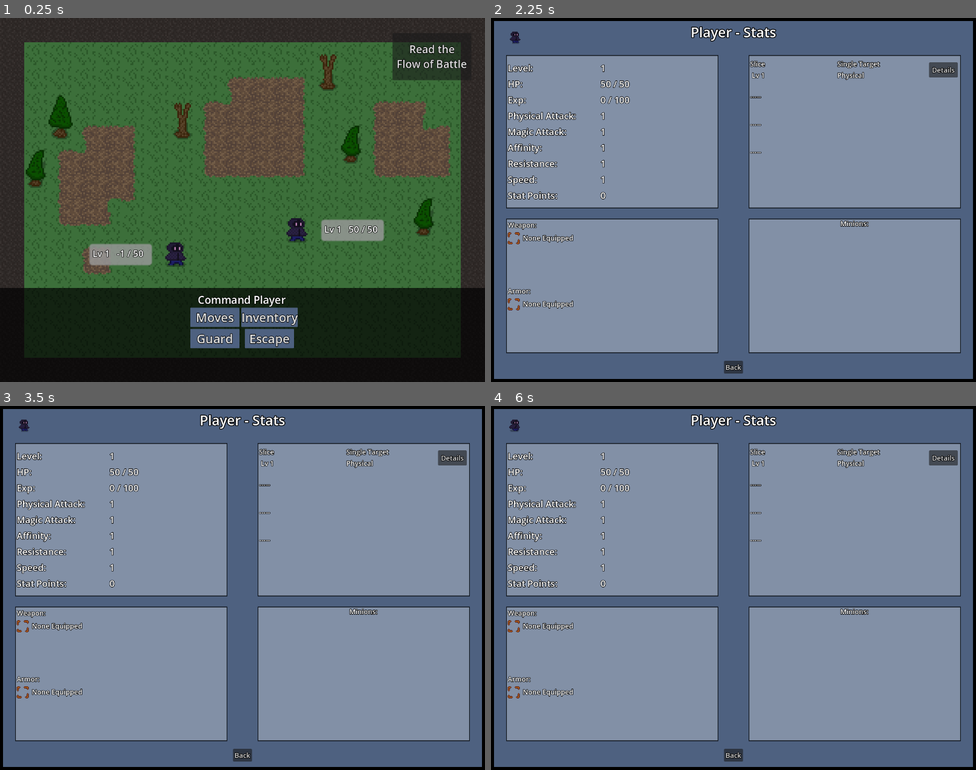
Above: before the commit, frames 1-4 (two rows, left to right).
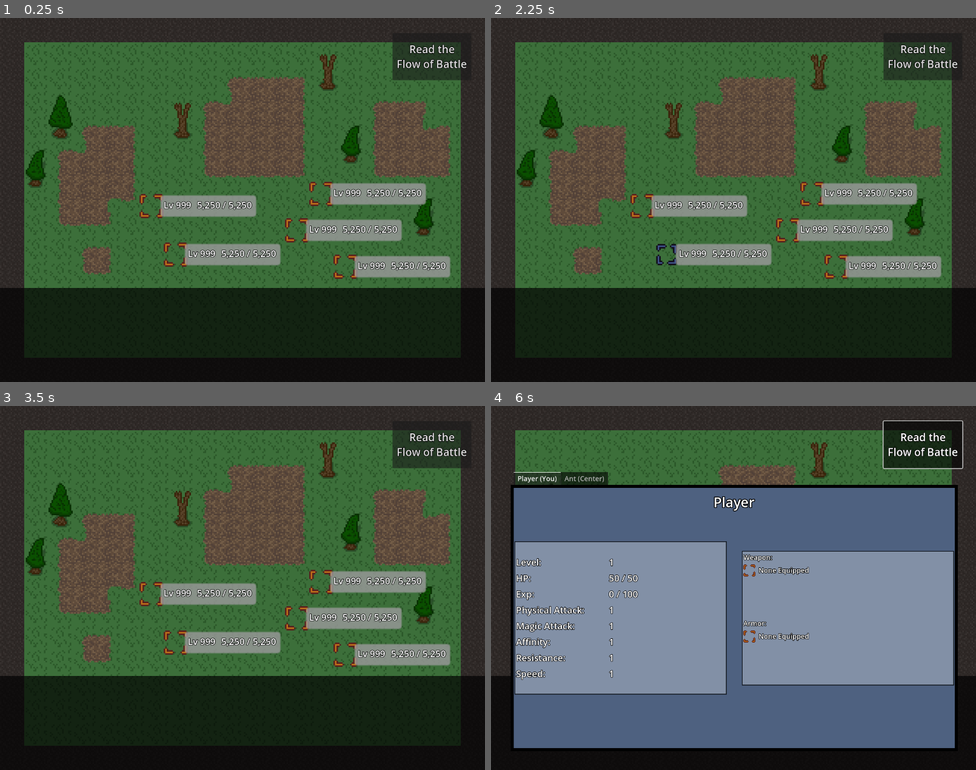
Above: after the commit, the same moments.

Repository: 123outerme/Shards-of-Grandeur
Game: Godot game, scene res://GameScenes/Battle.tscn
The game is run twice, just before and just after one commit, with the same random seed, the same clock (stepped at 60 frames per second) and the same inputs. This scene is started directly instead of the project's main scene.
Inputs (mouse positions are in pixels of both pictures, inside the frame that each line leads up to):
- Up to frame 1 (0.25 s): no input
- Up to frame 2 (2.25 s): click (704, 316) at 0.5 s, where only the run before the commit has a clickable "Moves"; click (733, 356) at 1.25 s, where only the run before the commit has a clickable "Back"; click (665, 254) at 2.02 s
- Up to frame 3 (3.5 s): click (174, 642) at 2.77 s
- Up to frame 4 (6 s): click (762, 704) at 3.5 s, where only the run before the commit has a clickable "Inventory"; click (704, 726) at 4.25 s, where only the run before the commit has a clickable "Guard"; click (762, 726) at 5 s, where only the run before the commit has a clickable "Escape"; click "Read the Flow of Battle" at 5.75 s

The runs differ from the first frame. In frame 1, 9.3% of the frame differs, in the area x 18-93%, y 45-91%; in frame 2, 98%, in the area x 0-100%, y 0-100%; in frame 3, 98%; in frame 4, 66%.
Error after the commit: Parse Error: Could not parse global class "AllCommands" from "res://Scripts/Battle/BattleScene/AllCommands.gd". (res://Scripts/Battle/BattleScene/BattleUI.gd:1…

Commit message:
Improve focus handling

Diff:
--- a/GameData/dialogue/horsecart/horsecart_1.tres
+++ b/GameData/dialogue/horsecart/horsecart_1.tres
@@ -12,24 +12,37 @@
 choiceBtn = "Neigh?"
 leadsTo = ExtResource("1_s6gyg")
 buttonDims = Vector2(120, 40)
+turnsInQuest = ""
+opensShop = false
 
 [sub_resource type="Resource" id="Resource_vyhb3"]
 script = ExtResource("3_jcqx1")
 choiceBtn = "Neigh."
 leadsTo = ExtResource("3_2bro6")
 buttonDims = Vector2(120, 40)
+turnsInQuest = ""
+opensShop = false
 
 [sub_resource type="Resource" id="Resource_l7kbr"]
 script = ExtResource("3_jcqx1")
 choiceBtn = "Hay..."
 leadsTo = ExtResource("4_b6h18")
 buttonDims = Vector2(120, 40)
+turnsInQuest = ""
+opensShop = false
+
+[sub_resource type="Resource" id="Resource_o5l4y"]
+script = ExtResource("3_jcqx1")
+choiceBtn = "(Shop)"
+buttonDims = Vector2(140, 40)
+turnsInQuest = ""
+opensShop = true
 
 [sub_resource type="Resource" id="Resource_c1aue"]
 script = ExtResource("1_tieog")
 lines = Array[String](["Neigh!"])
 animation = "talk"
-choices = Array[ExtResource("3_jcqx1")]([SubResource("Resource_g0o8o"), SubResource("Resource_vyhb3"), SubResource("Resource_l7kbr")])
+choices = Array[ExtResource("3_jcqx1")]([SubResource("Resource_g0o8o"), SubResource("Resource_vyhb3"), SubResource("Resource_l7kbr"), SubResource("Resource_o5l4y")])
 
 [resource]
 script = ExtResource("2_fy34r")
--- a/GameScenes/Battle.tscn
+++ b/GameScenes/Battle.tscn
@@ -77,6 +77,8 @@
 offset = Vector2(0, -8)
 zoom = Vector2(4, 4)
 script = ExtResource("10_ier4v")
+menuState = null
+commandingMinion = null
 battleController = NodePath("..")
 
 [node name="BattleTextBox" type="Node2D" parent="BattleCam"]
--- a/Prefabs/Entities/Player.tscn
+++ b/Prefabs/Entities/Player.tscn
@@ -128,6 +128,12 @@
 [node name="InventoryPanelNode" parent="UI" instance=ExtResource("6_w56l3")]
 visible = false
 position = Vector2(-640, -480)
+selectedFilter = null
+inBattle = null
+summoning = null
+lockFilters = null
+inShop = null
+showPlayerInventory = null
 showItemUsePanel = true
 
 [node name="QuestsPanelNode" parent="UI" instance=ExtResource("5_q3a5u")]
--- a/Prefabs/Maps/AllyTown.tscn
+++ b/Prefabs/Maps/AllyTown.tscn
@@ -10,6 +10,9 @@
 [ext_resource type="Texture2D" uid="uid://c3j1nagrqgxic" path="res://Graphics/ui/talk_indicator_signpost.png" id="5_jnxxu"]
 [ext_resource type="SpriteFrames" uid="uid://dpv5h88cccjko" path="res://Graphics/animations/a_dr_hudson.tres" id="6_sh5p0"]
 [ext_resource type="Resource" uid="uid://buidowwxb4fbs" path="res://GameData/dialogue/horsecart/horsecart_1.tres" id="8_gptr3"]
+[ext_resource type="Resource" uid="uid://qq710006qo2e" path="res://GameData/Items/Healing/potion.tres" id="9_nw668"]
+[ext_resource type="Script" path="res://Scripts/Inventory/InventorySlot.gd" id="10_6rcuc"]
+[ext_resource type="Script" path="res://Scripts/Inventory/Inventory.gd" id="11_07u46"]
 
 [sub_resource type="Resource" id="Resource_l8o5h"]
 script = ExtResource("4_j784j")
@@ -61,6 +64,16 @@
 
 [sub_resource type="RectangleShape2D" id="RectangleShape2D_j24gd"]
 size = Vector2(24, 14)
+
+[sub_resource type="Resource" id="Resource_ah5bx"]
+script = ExtResource("10_6rcuc")
+item = ExtResource("9_nw668")
+count = 1
+
+[sub_resource type="Resource" id="Resource_bapfd"]
+script = ExtResource("11_07u46")
+inventorySlots = Array[ExtResource("10_6rcuc")]([SubResource("Resource_ah5bx")])
+isPlayerInventory = false
 
 [sub_resource type="RectangleShape2D" id="RectangleShape2D_47d3y"]
 size = Vector2(64, 14)
@@ -155,6 +168,8 @@
 spriteSize = Vector2i(64, 32)
 dialogueEntries = Array[ExtResource("4_wdhhi")]([ExtResource("8_gptr3")])
 facesPlayer = false
+hasShop = true
+inventory = SubResource("Resource_bapfd")
 
 [node name="NPCSprite" parent="TileMap/HorseCart" index="0"]
 position = Vector2(-23, 0)
--- a/Prefabs/UI/Inventory/InventoryPanel.tscn
+++ b/Prefabs/UI/Inventory/InventoryPanel.tscn
@@ -152,6 +152,7 @@
 offset_bottom = -72.0
 grow_horizontal = 2
 grow_vertical = 2
+follow_focus = true
 
 [node name="VBoxContainer" type="VBoxContainer" parent="InventoryPanel/Panel/ScrollContainer"]
 custom_minimum_size = Vector2(1120, 76)
--- a/Prefabs/UI/TextBox.tscn
+++ b/Prefabs/UI/TextBox.tscn
@@ -87,30 +87,35 @@
 visible = false
 custom_minimum_size = Vector2(120, 40)
 layout_mode = 2
+theme_override_font_sizes/font_size = 32
 text = "Option"
 
 [node name="Button2" type="Button" parent="Panel/HBoxContainer"]
 visible = false
 custom_minimum_size = Vector2(120, 40)
 layout_mode = 2
+theme_override_font_sizes/font_size = 32
 text = "Option"
 
 [node name="Button3" type="Button" parent="Panel/HBoxContainer"]
 visible = false
 custom_minimum_size = Vector2(120, 40)
 layout_mode = 2
+theme_override_font_sizes/font_size = 32
 text = "Option"
 
 [node name="Button4" type="Button" parent="Panel/HBoxContainer"]
 visible = false
 custom_minimum_size = Vector2(120, 40)
 layout_mode = 2
+theme_override_font_sizes/font_size = 32
 text = "Option"
 
 [node name="Button5" type="Button" parent="Panel/HBoxContainer"]
 visible = false
 custom_minimum_size = Vector2(120, 40)
 layout_mode = 2
+theme_override_font_sizes/font_size = 32
 text = "Option"
 
 [node name="ReadySprite" type="Sprite2D" parent="."]
--- a/Scripts/Battle/BattleScene/AllCommands.gd
+++ b/Scripts/Battle/BattleScene/AllCommands.gd
@@ -6,6 +6,7 @@
 var commandingMinion: bool = false
 
 @onready var commandLabel: RichTextLabel = get_node("CommandLabel")
+@orneady var movesBtn: Button = get_node("MovesButton")
 @onready var backToPlayerCmdBtn: Button = get_node("BackToPlayerButton")
 @onready var escapeButton: Button = get_node("EscapeButton")
 
@@ -16,6 +17,7 @@
 func load_all_commands():
 	backToPlayerCmdBtn.visible = commandingMinion
 	commandLabel.text = '[center]Command ' + commandingCombatant.combatant.stats.displayName + '[/center]'
+	movesBtn.grab_focus()
 
 func _on_moves_button_pressed():
 	battleUI.set_menu_state(BattleState.Menu.MOVES)
--- a/Scripts/Battle/BattleScene/BattleCompleteMenu.gd
+++ b/Scripts/Battle/BattleScene/BattleCompleteMenu.gd
@@ -13,6 +13,7 @@
 @onready var battleRewardsLabel: RichTextLabel = get_node("BattleRewardsLabel")
 @onready var battleLoseLabel: RichTextLabel = get_node("BattleLoseLabel")
 @onready var battleEscapeLabel: RichTextLabel = get_node("BattleEscapeLabel")
+@onready var okBtn: Button = get_node("OkButton")
 
 # Called when the node enters the scene tree for the first time.
 func _ready():
@@ -35,6 +36,7 @@
 			instantiatedPanel.reward = reward
 			rewardsVBox.add_child(instantiatedPanel)
 			instantiatedPanel.load_reward_panel(itemDetailsPanel)
+	okBtn.grab_focus()
 
 func _on_ok_button_pressed():
 	PlayerResources.copy_combatant_to_info(battleUI.battleController.playerCombatant.combatant)
--- a/Scripts/Battle/BattleScene/BattleUI.gd
+++ b/Scripts/Battle/BattleScene/BattleUI.gd
@@ -33,6 +33,9 @@
 
 func apply_menu_state():
 	summonMenu.visible = menuState == BattleState.Menu.SUMMON
+	if summonMenu.visible:
+		summonMenu.initial_focus()
+
 	if prevMenu == BattleState.Menu.SUMMON: # if PREVIOUS menu was summoning, reset the filter
 		inventoryPanel.selectedFilter = Item.Type.ALL
 		battlePanels.flowOfBattle.set_fob_button_enabled() # show the FoB button again
@@ -58,6 +61,7 @@
 			or menuState == BattleState.Menu.PRE_BATTLE or menuState == BattleState.Menu.PRE_ROUND \
 			or menuState == BattleState.Menu.POST_ROUND
 	if results.visible:
+		results.initial_focus()
 		battleController.reset_intermediate_state_strs()
 		battleController.turnExecutor.update_turn_text()
 		return # returns specifically here because of skipping post-round text
--- a/Scripts/Battle/BattleScene/MovesMenu.gd
+++ b/Scripts/Battle/BattleScene/MovesMenu.gd
@@ -8,14 +8,21 @@
 	pass # Replace with function body.
 
 func load_moves():
+	var setFocus: bool = false
 	for i in range(4): # for all 4 buttons
 		var moveBtn: Button = get_node("MoveButton" + String.num(i + 1))
 		if i < len(battleUI.commandingCombatant.combatant.stats.moves): # if this move slot exists
 			moveBtn.text = battleUI.commandingCombatant.combatant.stats.moves[i].moveName
 			moveBtn.disabled = false
+			if not setFocus:
+				moveBtn.grab_focus()
+				setFocus = true
 		else: # if the move slot doesn't exist
 			moveBtn.text = '-----'
 			moveBtn.disabled = true
+
+	if not setFocus:
+		get_node("BackButton").grab_focus()
 
 func move_click(idx: int):
 	battleUI.commandingCombatant.combatant.command = BattleCommand.new(
--- a/Scripts/Battle/BattleScene/Results.gd
+++ b/Scripts/Battle/BattleScene/Results.gd
@@ -5,10 +5,14 @@
 var result: TurnExecutor.TurnResult = TurnExecutor.TurnResult.NOTHING
 
 @onready var textBoxText: RichTextLabel = get_node("TextBoxText")
+@onready var okBtn: Button = get_node("OkButton")
 
 # Called when the node enters the scene tree for the first time.
 func _ready():
 	pass # Replace with function body.
+
+func initial_focus():
+	okBtn.grab_focus()
 
 func show_text(newText: String):
 	textBoxText.text = newText
--- a/Scripts/Battle/BattleScene/SummonMenu.gd
+++ b/Scripts/Battle/BattleScene/SummonMenu.gd
@@ -3,9 +3,14 @@
 
 @export var battleUI: BattleUI
 
+@onready var yesSummonBtn: Button = get_node('YesSummon')
+
 # Called when the node enters the scene tree for the first time.
 func _ready():
 	pass # Replace with function body.
+
+func initial_focus():
+	yesSummonBtn.grab_focus()
 
 func _on_yes_summon_pressed():
 	battleUI.open_inventory(true)
--- a/Scripts/Battle/BattleScene/Targets.gd
+++ b/Scripts/Battle/BattleScene/Targets.gd
@@ -35,8 +35,12 @@
 		combatantNode.update_select_btn(false)
 
 	var targetableCombatants: Array[CombatantNode] = battleUI.commandingCombatant.get_targetable_combatant_nodes(allCombatantNodes, targets)
+	var setFocus: bool = false
 	for targetableCombatant in targetableCombatants:
 		targetableCombatant.update_select_btn(true, not singleSelect)
+		if not setFocus:
+			targetableCombatant.focus_select_btn()
+		setFocus = true
 
 	update_targets_listing()
 	update_confirm_btn()
--- a/Scripts/Battle/CombatantNode.gd
+++ b/Scripts/Battle/CombatantNode.gd
@@ -70,6 +70,9 @@
 	selectCombatantBtn.disabled = disable
 	selectCombatantBtn.size = combatant.maxSize + Vector2(8, 8) # set size of selecting button to sprite size + 8px
 	selectCombatantBtn.position = -0.5 * selectCombatantBtn.size # center button
+
+func focus_select_btn():
+	selectCombatantBtn.grab_focus()
 
 func set_selected(selected: bool = true):
 	selectCombatantBtn.button_pressed = selected
--- a/Scripts/Menus/InventoryPanel/InventoryMenu.gd
+++ b/Scripts/Menus/InventoryPanel/InventoryMenu.gd
@@ -20,6 +20,7 @@
 @export var showItemUsePanel: bool = false
 @export var equipContextStats: Stats = null
 
+@onready var scrollContainer: ScrollContainer = get_node("InventoryPanel/Panel/ScrollContainer")
 @onready var vboxViewport = get_node("InventoryPanel/Panel/ScrollContainer/VBoxContainer")
 @onready var inventoryTitle: RichTextLabel = get_node("InventoryPanel/Panel/InventoryTitle")
 @onready var goldCount: RichTextLabel = get_node("InventoryPanel/Panel/GoldCountGroup/GoldCount")
@@ -48,6 +49,7 @@
 		get_display_inventory()
 		check_filters()
 		load_inventory_panel()
+		scrollContainer.grab_focus()
 	else:
 		itemDetailsPanel.visible = false
 		itemUsePanel.visible = false
--- a/Scripts/Menus/PauseMenu/PauseMenu.gd
+++ b/Scripts/Menus/PauseMenu/PauseMenu.gd
@@ -2,6 +2,8 @@
 class_name PauseMenu
 
 @export var isPaused: bool = false
+
+@onready var resumeButton: Button = get_node("Control/Panel/VBoxContainer/ResumeButton")
 
 # Called when the node enters the scene tree for the first time.
 func _ready():
@@ -11,6 +13,7 @@
 	isPaused = not isPaused
 	if isPaused:
 		pause_game()
+		resumeButton.grab_focus()
 	else:
 		_on_resume_button_pressed()
 
--- a/Scripts/Menus/QuestsPanel/QuestsPanel.gd
+++ b/Scripts/Menus/QuestsPanel/QuestsPanel.gd
@@ -25,6 +25,7 @@
 @onready var readyToTurnInButton: Button = get_node("QuestsPanel/Panel/HBoxContainer/ReadyToTurnInButton")
 @onready var completedButton: Button = get_node("QuestsPanel/Panel/HBoxContainer/CompletedButton")
 @onready var notCompletedButton: Button = get_node("QuestsPanel/Panel/HBoxContainer/NotCompletedButton")
+@onready var scrollContainer: ScrollContainer = get_node("QuestsPanel/Panel/ScrollContainer")
 @onready var vboxViewport: VBoxContainer = get_node("QuestsPanel/Panel/ScrollContainer/VBoxContainer")
 @onready var backButton: Button = get_node("QuestsPanel/Panel/BackButton")
 @onready var questDetailsPanel: QuestDetailsPanel = get_node("QuestDetailsPanel")
@@ -38,6 +39,7 @@
 	visible = not visible
 	if visible:
 		load_quests_panel()
+		scrollContainer.grab_focus()
 	else:
 		questDetailsPanel.hide_panel()
 
--- a/Scripts/Menus/StatsPanel/StatsPanel.gd
+++ b/Scripts/Menus/StatsPanel/StatsPanel.gd
@@ -37,6 +37,7 @@
 	visible = not visible
 	if visible:
 		load_stats_panel()
+		backButton.grab_focus()
 
 func load_stats_panel():
 	if stats == null:
--- a/Scripts/Player/PlayerController.gd
+++ b/Scripts/Player/PlayerController.gd
@@ -12,7 +12,7 @@
 var holdingCamera: bool = false
 var holdingCameraAt: Vector2
 var makingChoice: bool = false
-var turnInChoice: DialogueChoice = null
+var pickedChoice: DialogueChoice = null
 
 @onready var sprite: AnimatedSprite2D = get_node("AnimatedPlayerSprite")
 @onready var cam: PlayerCamera = get_node("Camera")
@@ -22,9 +22,9 @@
 @onready var questsPanel: QuestsMenu = get_node("UI/QuestsPanelNode")
 @onready var statsPanel: StatsMenu = get_node("UI/StatsPanelNode")
 @onready var pausePanel: PauseMenu = get_node("UI/PauseMenu")
-@onready var npcTalkBtns: Node2D = get_node("/root/Overworld/NPCTalkButtons")
-@onready var shopButton: Button = get_node("/root/Overworld/NPCTalkButtons/HBoxContainer/ShopButton")
-@onready var turnInButton: Button = get_node("/root/Overworld/NPCTalkButtons/HBoxContainer/TurnInButton")
+#@onready var npcTalkBtns: Node2D = get_node("/root/Overworld/NPCTalkButtons")
+#@onready var shopButton: Button = get_node("/root/Overworld/NPCTalkButtons/HBoxContainer/ShopButton")
+#@onready var turnInButton: Button = get_node("/root/Overworld/NPCTalkButtons/HBoxContainer/TurnInButton")
 
 var talkNPC: NPCScript = null
 
@@ -49,7 +49,7 @@
 			inventoryPanel.toggle()
 		if questsPanel.visible:
 			questsPanel.toggle
-		npcTalkBtns.visible = (not statsPanel.visible) and PlayerResources.playerInfo.talkBtnsVisible
+		#npcTalkBtns.visible = (not statsPanel.visible) and PlayerResources.playerInfo.talkBtnsVisible
 
 	if (event.is_action_pressed("game_interact") or event.is_action_pressed("game_decline")) \
 			and (talkNPC != null or pickedUpItem != null or len(cutsceneTexts) > 0) and not pausePanel.isPaused and not makingChoice:
@@ -70,7 +70,7 @@
 		statsPanel.visible = false
 		if questsPanel.visible:
 			questsPanel.toggle()
-		npcTalkBtns.visible = (not inventoryPanel.visible) and PlayerResources.playerInfo.talkBtnsVisible
+		#npcTalkBtns.visible = (not inventoryPanel.visible) and PlayerResources.playerInfo.talkBtnsVisible
 
 	if event.is_action_pressed("game_quests") and not inCutscene and not pausePanel.isPaused:
 		questsPanel.turnInTargetName = ''
@@ -83,7 +83,7 @@
 		statsPanel.visible = false
 		if inventoryPanel.visible:
 			inventoryPanel.toggle()
-		npcTalkBtns.visible = (not questsPanel.visible) and PlayerResources.playerInfo.talkBtnsVisible
+		#npcTalkBtns.visible = (not questsPanel.visible) and PlayerResources.playerInfo.talkBtnsVisible
 
 func _physics_process(_delta):
 	if not disableMovement:
@@ -103,8 +103,8 @@
 		cam.position += vel * _delta
 
 func _process(_delta):
-	if npcTalkBtns.visible and talkNPC != null:
-		position_talk_btns()
+	#if npcTalkBtns.visible and talkNPC != null:
+		#position_talk_btns()
 	if holdingCamera:
 		cam.position = holdingCameraAt - position
 		uiRoot.position = holdingCameraAt - position
@@ -140,7 +140,7 @@
 			textBox.hide_textbox()
 			SceneLoader.unpause_autonomous_movers()
 			set_talk_btns_vis(true)
-			position_talk_btns()
+			#position_talk_btns()
 	elif pickedUpItem != null: # picked up dialogue
 		pickedUpItem.savedTextIdx += 1
 		put_pick_up_text()
@@ -158,10 +158,11 @@
 
 func select_choice(choice: DialogueChoice):
 	if choice.opensShop:
+		pickedChoice = choice
 		_on_shop_button_pressed()
 		return
 	if choice.turnsInQuest:
-		turnInChoice = choice
+		pickedChoice = choice
 		_on_turn_in_button_pressed()
 		return
 
@@ -173,17 +174,19 @@
 	return textBox.visible
 
 func set_talk_btns_vis(vis: bool):
-	npcTalkBtns.visible = vis
+	#npcTalkBtns.visible = vis
 	PlayerResources.playerInfo.talkBtnsVisible = vis
 	if talkNPC != null:
-		shopButton.visible = talkNPC.hasShop
-		turnInButton.visible = len(talkNPC.turningInSteps) > 0
-		position_talk_btns()
+		#shopButton.visible = talkNPC.hasShop
+		#turnInButton.visible = len(talkNPC.turningInSteps) > 0
+		#position_talk_btns()
 		talkNPC.talkAlertSprite.visible = not vis
 
+'''
 func position_talk_btns():
 	if talkNPC != null:
 		npcTalkBtns.global_position = talkNPC.talkAlertSprite.global_position
+'''
 
 func set_talk_npc(npc: NPCScript):
 	talkNPC = npc
@@ -191,8 +194,8 @@
 		textBox.hide_textbox()
 		disableMovement = false
 		set_talk_btns_vis(false)
-		shopButton.visible = false
-		turnInButton.visible = false
+		#shopButton.visible = false
+		#turnInButton.visible = false
 
 func restore_dialogue(npc: NPCScript):
 	var dialogueText = npc.get_cur_dialogue_item()
@@ -203,7 +206,7 @@
 		textBox.set_textbox_text(dialogueText, talkNPC.displayName)
 		textBox.show_text_instant()
 		set_talk_btns_vis(PlayerResources.playerInfo.talkBtnsVisible)
-		position_talk_btns()
+		#position_talk_btns()
 
 func restore_picked_up_item_text(groundItem: PickedUpItem):
 	pickedUpItem = groundItem
@@ -277,32 +280,36 @@
 	inventoryPanel.shopInventory = talkNPC.inventory
 	disableMovement = true
 	inventoryPanel.toggle()
-	npcTalkBtns.visible = false
+	#npcTalkBtns.visible = false
 
 func _on_turn_in_button_pressed():
 	questsPanel.turnInTargetName = talkNPC.saveName
 	questsPanel.toggle()
 	disableMovement = true
-	npcTalkBtns.visible = false
+	#npcTalkBtns.visible = false
 
 func _on_inventory_panel_node_back_pressed():
-	npcTalkBtns.visible = PlayerResources.playerInfo.talkBtnsVisible
+	#npcTalkBtns.visible = PlayerResources.playerInfo.talkBtnsVisible
 	SceneLoader.unpause_autonomous_movers()
+	if pickedChoice != null and pickedChoice.opensShop:
+		textBox.refocus_choice(pickedChoice)
+		pickedChoice = null
 
 func _on_quests_panel_node_back_pressed():
-	npcTalkBtns.visible = PlayerResources.playerInfo.talkBtnsVisible
+	#npcTalkBtns.visible = PlayerResources.playerInfo.talkBtnsVisible
 	SceneLoader.unpause_autonomous_movers()
 
-	if turnInChoice != null and turnInChoice.turnsInQuest != '':
-		var questName = turnInChoice.turnsInQuest.split('#')[0]
-		var stepName = turnInChoice.turnsInQuest.split('#')[1]
+	if pickedChoice != null and pickedChoice.turnsInQuest != '':
+		var questName = pickedChoice.turnsInQuest.split('#')[0]
+		var stepName = pickedChoice.turnsInQuest.split('#')[1]
 		var questTracker: QuestTracker = PlayerResources.questInventory.get_quest_tracker_by_name(questName)
 		if questTracker != null:
 			if questTracker.get_step_status(questTracker.get_step_by_name(stepName)) == QuestTracker.Status.COMPLETED:
-				if turnInChoice.leadsTo != null:
-					talkNPC.add_dialogue_entry_in_dialogue(turnInChoice.leadsTo)
+				if pickedChoice.leadsTo != null:
+					talkNPC.add_dialogue_entry_in_dialogue(pickedChoice.leadsTo)
 				advance_dialogue()
-		turnInChoice = null
+		textBox.refocus_choice(pickedChoice)
+		pickedChoice = null
 
 func _on_stats_panel_node_attempt_equip_weapon_to(stats: Stats):
 	inventoryPanel.selectedFilter = Item.Type.WEAPON
@@ -323,13 +330,13 @@
 
 func _on_stats_panel_node_back_pressed():
 	statsPanel.levelUp = false
-	npcTalkBtns.visible = PlayerResources.playerInfo.talkBtnsVisible
+	#npcTalkBtns.visible = PlayerResources.playerInfo.talkBtnsVisible
 	SceneLoader.unpause_autonomous_movers()
 
 func _on_quests_panel_node_turn_in_step_to(saveName):
 	if saveName == talkNPC.saveName:
 		talkNPC.fetch_quest_dialogue_info()
-		turnInButton.visible = len(talkNPC.turningInSteps) > 0 # recompute if turn in button still needs to be shown
+		#turnInButton.visible = len(talkNPC.turningInSteps) > 0 # recompute if turn in button still needs to be shown
 
 func _on_quests_panel_node_level_up(newLevels: int):
 	if newLevels == 0:
@@ -341,6 +348,6 @@
 	SceneLoader.pause_autonomous_movers() # make sure autonomous movers are paused
 	inventoryPanel.visible = false
 	questsPanel.visible = false
-	npcTalkBtns.visible = false # make sure talk buttons are hidden
+	#npcTalkBtns.visible = false # make sure talk buttons are hidden
 	statsPanel.visible = false # show stats panel for sure
 	statsPanel.toggle()
--- a/Scripts/Player/TextBox.gd
+++ b/Scripts/Player/TextBox.gd
@@ -35,7 +35,9 @@
 func set_textbox_text(text: String, speaker: String):
 	advance_textbox(TextUtils.substitute_playername(text))
 	SpeakerText.text = TextUtils.substitute_playername(speaker) + ":"
+	delete_choices()
 	visible = true
+	ReadySprite.visible = false
 	SpeakerText.visible_characters = 0
 	speaker_visible_chars_partial = 0
 
@@ -86,6 +88,13 @@
 		var button: Button = get_node('Panel/HBoxContainer/Button' + String.num_int64(idx + 1))
 		button.visible = false
 
+func refocus_choice(choice: DialogueChoice = null):
+	for idx in range(5):
+		var button: Button = get_node('Panel/HBoxContainer/Button' + String.num_int64(idx + 1))
+		if button != null and button.visible and (choice == null or choice.choiceBtn == button.text):
+			button.grab_focus()
+			return
+
 func _select_choice(idx: int):
 	#print(dialogueItem.choices[idx].leadsTo.entryId, ' what is going on')
 	PlayerFinder.player.select_choice(dialogueItem.choices[idx])
@@ -99,6 +108,3 @@
 	SpeakerText.visible_characters = len(SpeakerText.text)
 	TextBoxText.visible_characters = len(TextBoxText.text)
 	add_choices()
-
-func _on_choice_button_pressed():
-	print('PRESSED')
--- a/Themes/BattleTextBox/BattleTextBoxMenuTheme.tres
+++ b/Themes/BattleTextBox/BattleTextBoxMenuTheme.tres
@@ -6,7 +6,6 @@
 [ext_resource type="StyleBox" uid="uid://diqej4ii0xlf7" path="res://Themes/BattleTextBox/SelectBattleTextBoxButton.tres" id="3_4i20t"]
 
 [resource]
-default_font_size = 32
 Button/colors/font_outline_color = Color(0, 0, 0, 1)
 Button/constants/outline_size = 5
 Button/styles/disabled = ExtResource("1_ex5ei")
Not shown: 1 places in GameData/dialogue/horsecart/horsecart_1.tres that only renumber resources
Not shown: 1 places in Prefabs/Maps/AllyTown.tscn that only renumber resources
